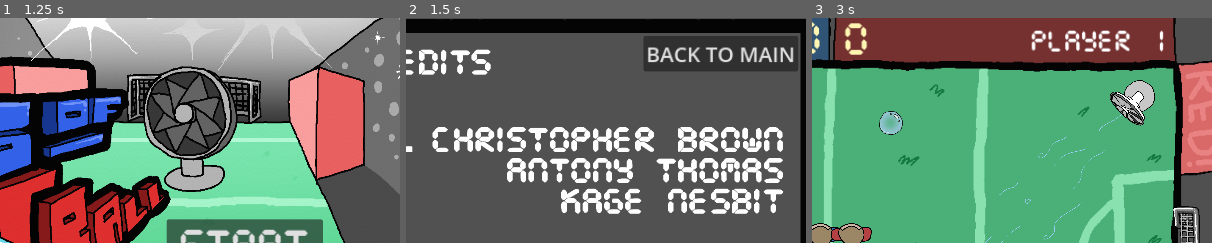
Above: before the commit, frames 1-3 (left to right).
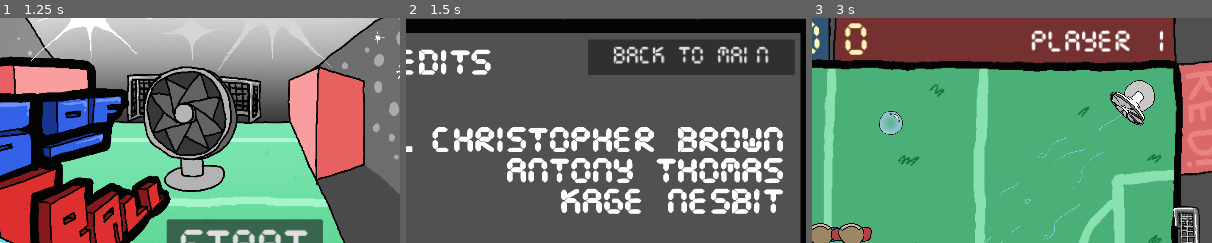
Above: after the commit, the same moments.

Repository: Calandir/ggj-2025
Game: Godot game, scene res://Scenes/menu.tscn
Two runs of this game, one before a commit and one after it. Both use one fixed random seed, a clock stepped at 60 frames per second and the inputs below. Sound files missing from this copy of the repository are replaced by a short silence.
Inputs (mouse positions are % of the whole screen's width and height, from its top left):
- Up to frame 1 (1.25 s): click (80, 82) at 0.52 s; type "Alex" at 0.6 s; click (80, 69) at 0.75 s; type "Alex" at 0.83 s
- Up to frame 2 (1.5 s): click "CREDITS" at 1.25 s
- Up to frame 3 (3 s): click "BACK TO MAIN" at 2 s; click "START" at 2.75 s
The pictures show only the part of the screen within x 49-99%, y 0-50%; the shares and areas given below are measured in that part.

Frame 1 is identical in both runs. In frame 2, 4.7% of the frame differs, in the area x 45-98%, y 8-26%; in frame 3, nothing differs.

Commit message:
Hook up font in Back to Main button in credits scene

Diff:
--- a/Scenes/credits.tscn
+++ b/Scenes/credits.tscn
@@ -1,6 +1,7 @@
-[gd_scene load_steps=3 format=3 uid="uid://crx1epfm3x30"]
+[gd_scene load_steps=4 format=3 uid="uid://ccqex0ngsstih"]
 
 [ext_resource type="Texture2D" uid="uid://bswib54kx8xwv" path="res://Art/credits_screen.png" id="1_vokcs"]
+[ext_resource type="FontFile" uid="uid://bsnjt655pqfy5" path="res://Resources/CursedTimerUlil-Aznm.ttf" id="2_ndvuc"]
 [ext_resource type="Script" path="res://Scenes/button.gd" id="2_rewd0"]
 
 [node name="credits" type="Node2D"]
@@ -11,10 +12,11 @@
 texture = ExtResource("1_vokcs")
 
 [node name="Button" type="Button" parent="."]
-offset_left = 905.0
-offset_top = 26.0
-offset_right = 1127.0
-offset_bottom = 77.0
+offset_left = 825.0
+offset_top = 31.0
+offset_right = 1123.0
+offset_bottom = 82.0
+theme_override_fonts/font = ExtResource("2_ndvuc")
 theme_override_font_sizes/font_size = 30
 text = "BACK TO MAIN"
 script = ExtResource("2_rewd0")
